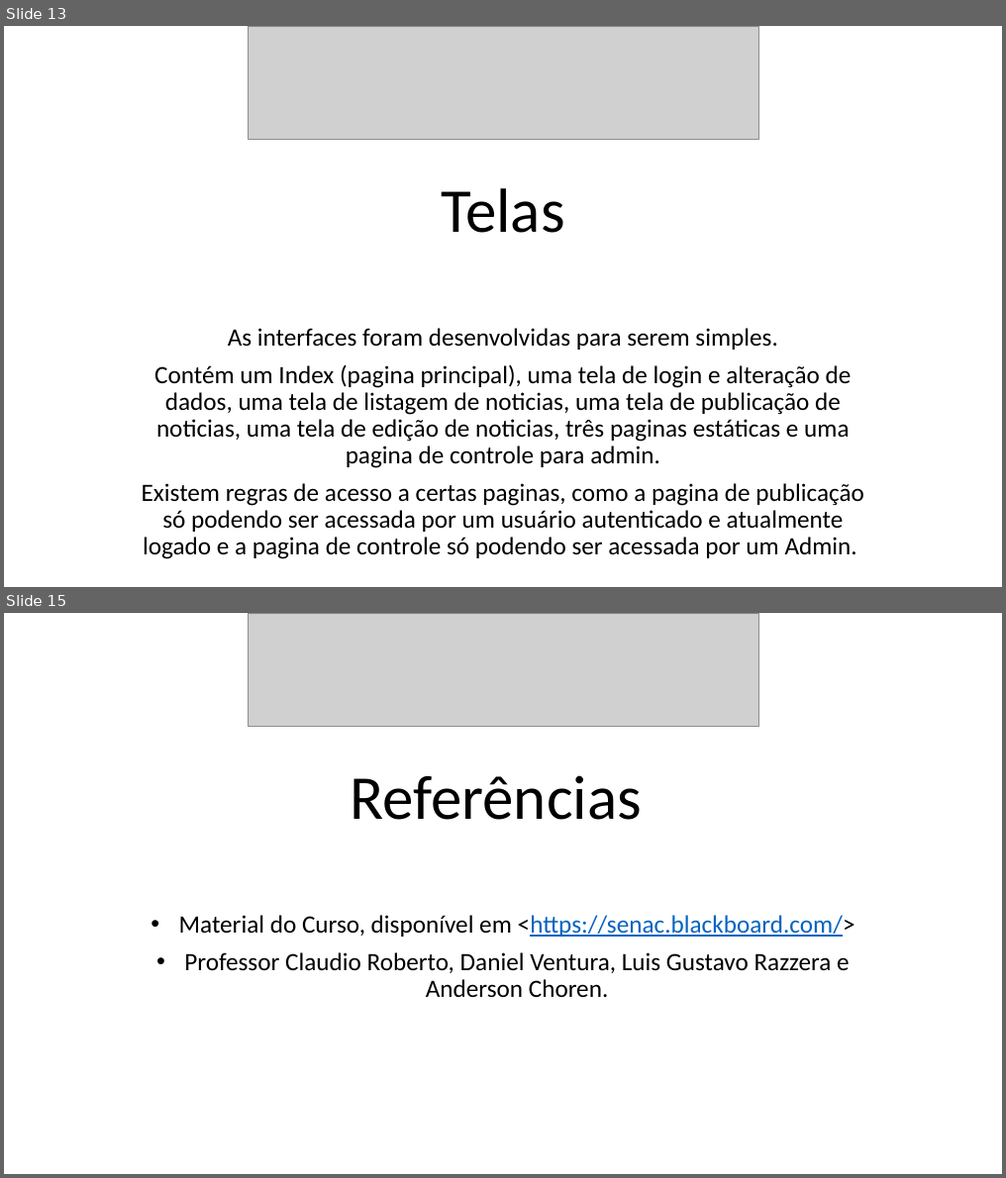
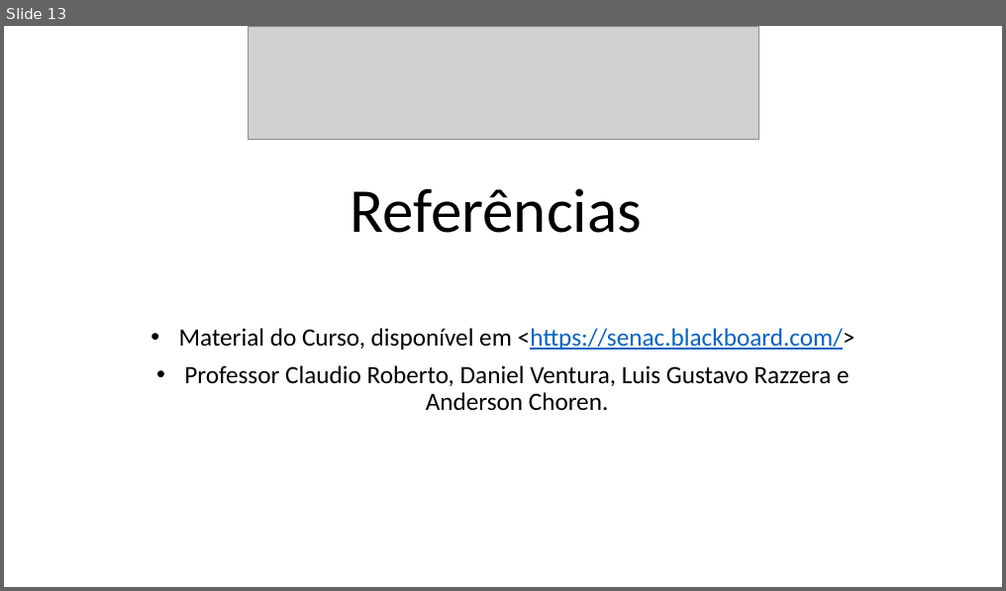
Before and after one commit to felipe-remus/Blog-Race, a slide deck: Documentação/Apresentação PI 2.0.pptx. Shown one above the other, each under a label of ours: slides 13 and 15 before the commit, slide 13 after it; the slides between them are not shown. The pictures are 1006x1178 and 1006x591 pixels, drawn with LibreOffice and Linux fonts; fonts in the diff are those of the drawing; grey boxes stand for pictures. Boxes give left, top, right and bottom in pixels: in the first picture for what was removed or moved away, otherwise in the second. Text is boxed around its words. In the diff, an @@ line names an element or a change of style, - is before the commit and + after.

```diff
--- a/Documentação/Apresentação PI 2.0.pptx
+++ b/Documentação/Apresentação PI 2.0.pptx
@@ slide 13 removed at box(4, 26, 1002, 587), background #FFFFFF @@
@@ picture removed at box(248, 26, 757, 139) @@
@@ title removed at box(441, 188, 565, 233) @@
-Telas
@@ subtitle removed at box(142, 328, 864, 560) @@
-As interfaces foram desenvolvidas para serem simples.
-Contém um Index (pagina principal), uma tela de login e alteração de dados, uma tela de listagem de noticias, uma tela de publicação de noticias, uma tela de edição de noticias, três paginas estáticas e uma pagina de controle para admin.
-Existem regras de acesso a certas paginas, como a pagina de publicação só podendo ser acessada por um usuário autenticado e atualmente logado e a pagina de controle só podendo ser acessada por um Admin.
@@ what was slide 15 is now slide 13 @@
```
Also in this commit, not shown: 6 slides changed, 1 slide added, 1 other slide removed, 5 other files.
